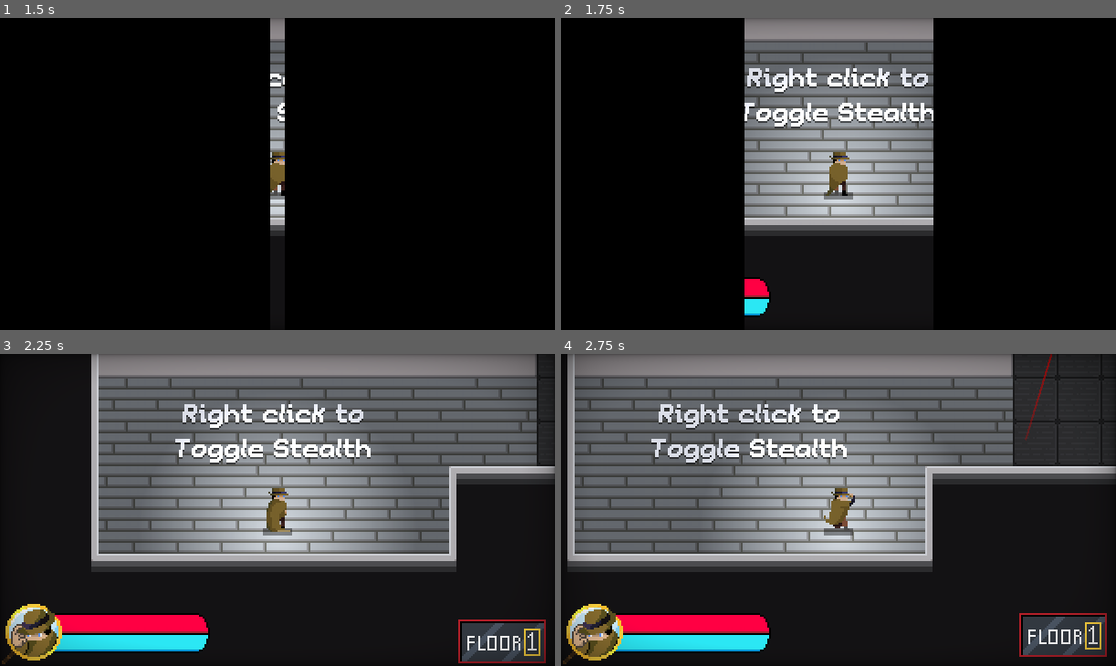
Above: before the commit, frames 1-4 (two rows, left to right).
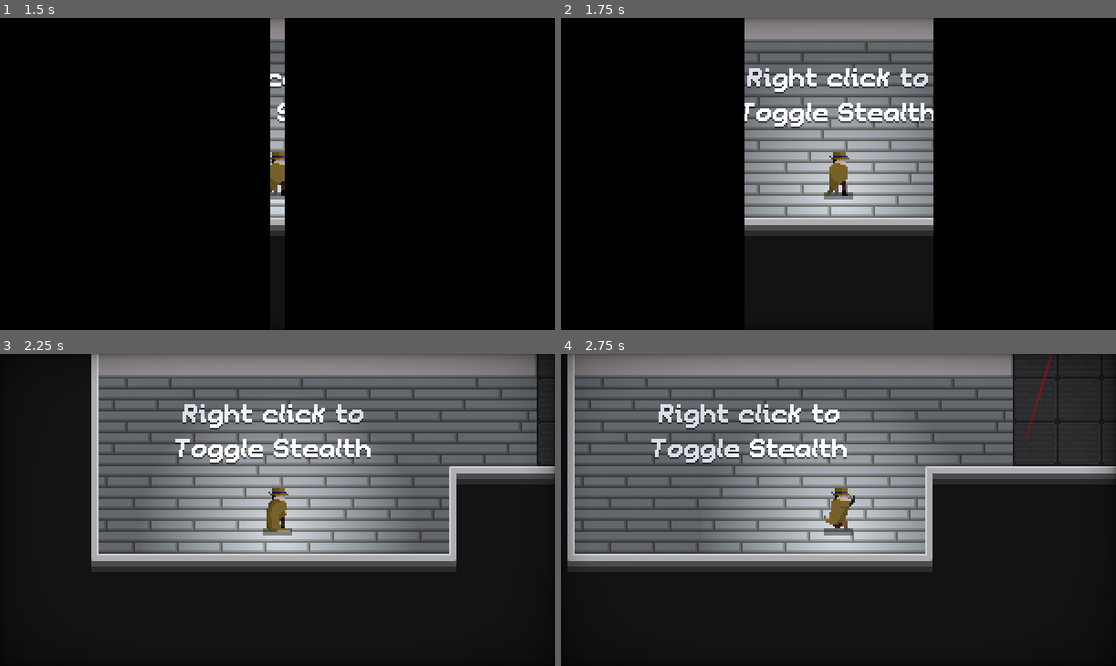
Above: after the commit, the same moments.

Repository: Cabidge/SGD1
Game: Godot game, scene res://assets/Main.tscn
Two runs of this game, one before a commit and one after it. Both use one fixed random seed, a clock stepped at 60 frames per second and the inputs below. The engine's default icon, where the game draws it, is replaced by a stand-in: a white triangle on a blue panel in a dark square.
Inputs (mouse positions are in pixels of both pictures, inside the frame that each line leads up to):
- Up to frame 1 (1.5 s): click "Start Game" at 0.5 s; click "Start Game" at 1.25 s
- Up to frame 2 (1.75 s): no input
- Up to frame 3 (2.25 s): move the mouse to (399, 494) at 2.02 s; press the mouse at (399, 494) at 2.03 s; hold D (move_right) from 2.03 s (still down)
- Up to frame 4 (2.75 s): keep holding D (move_right)

Frame 1 is identical in both runs. In frame 2, 0.4% of the frame differs, in the area x 33-38%, y 83-96%; in frame 3, 6.4%, in the area x 0-99%, y 80-100%; in frame 4, 6.4%.
Error after the commit: Invalid set index 'visible' (on base: 'null instance') with value of type 'bool'. (res://assets/Main.gd:118)

Commit message:
Fixed bud dealing with early start button press and tweaked start menu animation

Diff:
--- a/assets/Main.gd
+++ b/assets/Main.gd
@@ -107,14 +107,15 @@
 func _on_Start_pressed():
 	current_scene = initial_scene
 
+	crt_anim.stop()
+
 	crt_button_sound.play()
 	restart_level()
 
 	yield(get_tree().create_timer(0.8),"timeout")
 
-	crt_anim.stop()
-
 	main_menu.stop()
+	$CanvasLayer/Polygon2D.visible = false
 	show_level_ui()
 
 	ui.visible = true
